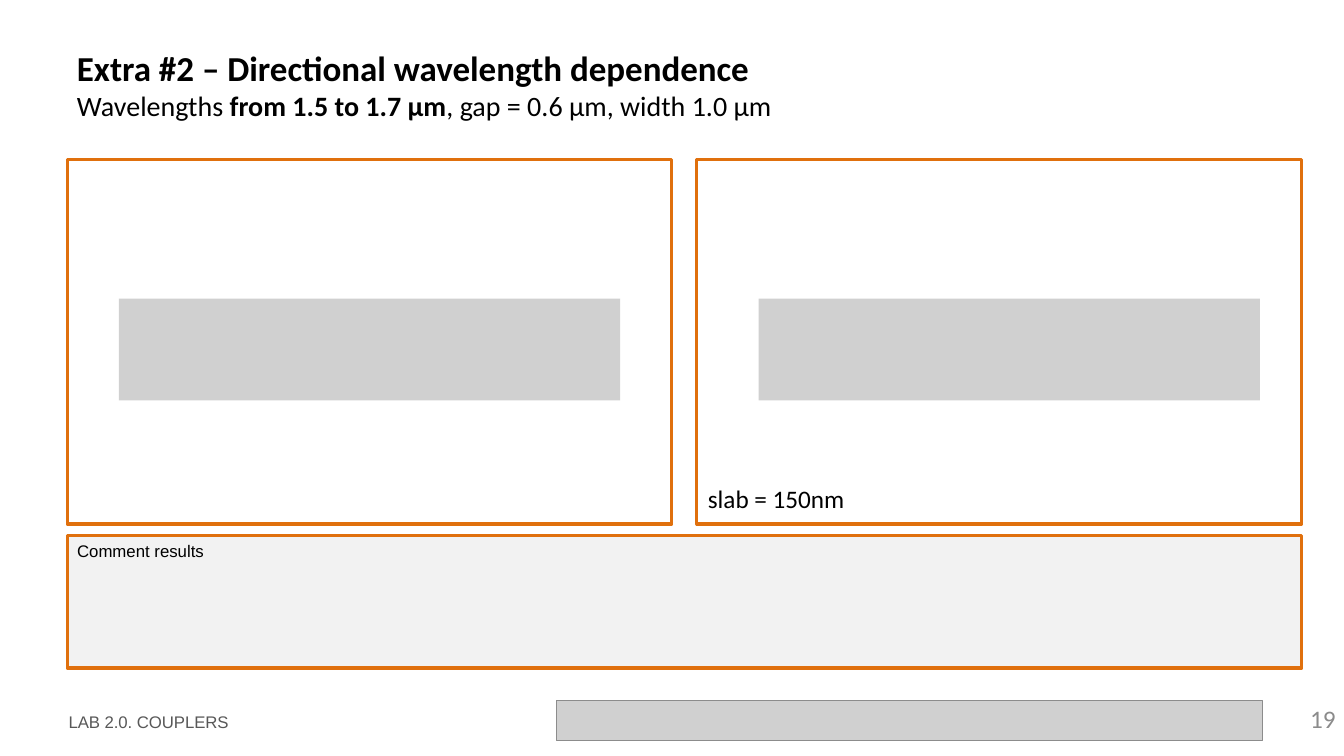
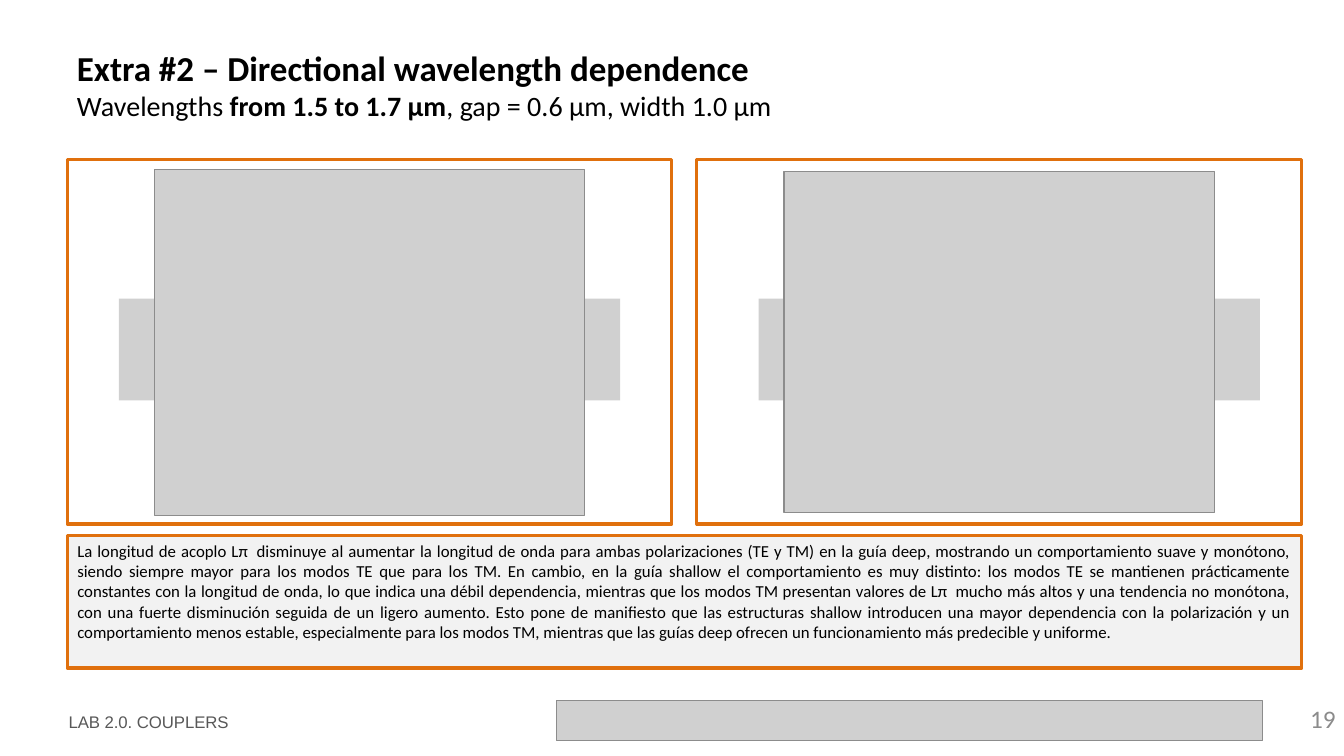
Before and after one commit to EvaristoNicolas/cifoin-lab2, a slide deck: slide 19 of LabBook_20_EvaristoNicolas.pptx. Drawn at 1344x756 pixels with LibreOffice and Linux fonts; fonts in the diff are those of the drawing; grey boxes stand for pictures; background and template pictures are left out. Boxes give left, top, right and bottom in pixels: in the first picture for what was removed or moved away, otherwise in the second. Text is boxed around its words. In the diff, an @@ line names an element or a change of style, - is before the commit and + after.

Commit message:
V.2: Extra 1 and 2 done. Corrected minor bugs. Extra 3 and 4 in progress. Updated .pptx file with new progress

```diff
--- a/LabBook_20_EvaristoNicolas.pptx
+++ b/LabBook_20_EvaristoNicolas.pptx
@@ picture added at [154,169,585,516] @@
@@ picture added at [784,171,1215,513] @@
@@ text removed at [708,490,845,509] @@
-slab = 150nm
@@ text in rectangle at [77,545,1290,641]: text changed; font Arial to Calibri @@
-Comment results
+La longitud de acoplo Lπ disminuye al aumentar la longitud de onda para ambas polarizaciones (TE y TM) en la guía deep, mostrando un comportamiento suave y monótono, siendo siempre mayor para los modos TE que para los TM. En cambio, en la guía shallow el comportamiento es muy distinto: los modos TE se mantienen prácticamente constantes con la longitud de onda, lo que indica una débil dependencia, mientras que los modos TM presentan valores de Lπ mucho más altos y una tendencia no monótona, con una fuerte disminución seguida de un ligero aumento. Esto pone de manifiesto que las estructuras shallow introducen una mayor dependencia con la polarización y un comportamiento menos estable, especialmente para los modos TM, mientras que las guías deep ofrecen un funcionamiento más predecible y uniforme.
```
Also in this commit, not shown: 6 other slides changed, 1 other file.
